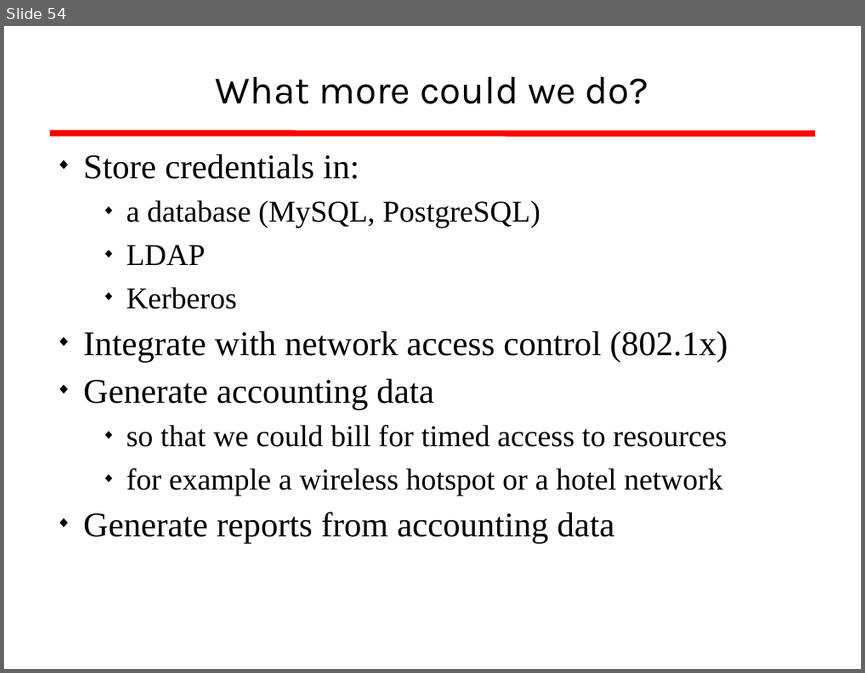
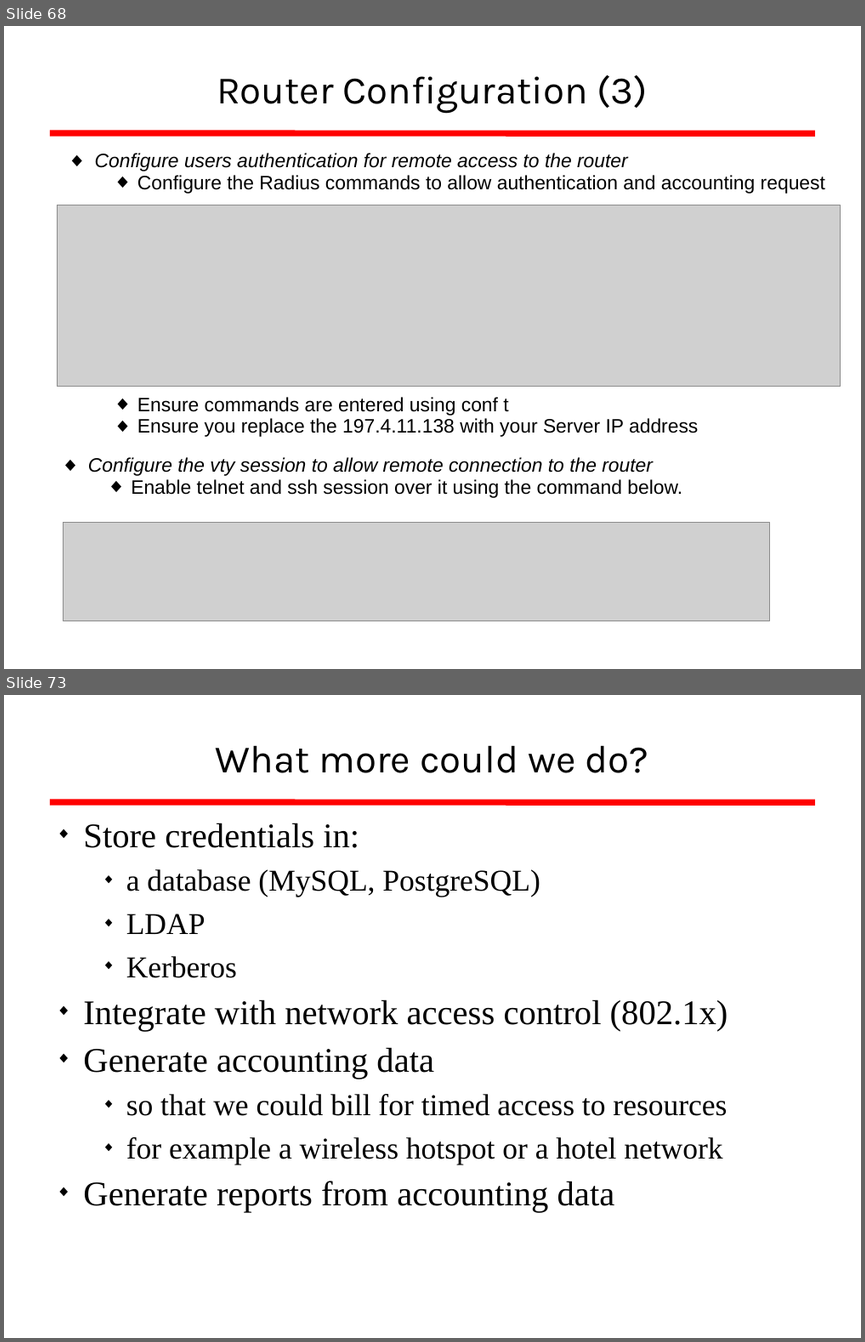
Before and after one commit to afnog/afnog.github.io, a slide deck: sse/radius/radius_presentation.ppt. Shown one above the other, each under a label of ours: slide 54 before the commit, slides 68 and 73 after it; the slides between them are not shown. The pictures are 865x673 and 865x1342 pixels, drawn with LibreOffice and Linux fonts; fonts in the diff are those of the drawing; grey boxes stand for pictures; background and template pictures are left out. Boxes give left, top, right and bottom in pixels: in the first picture for what was removed or moved away, otherwise in the second. Text is boxed around its words. In the diff, an @@ line names an element or a change of style, - is before the commit and + after.

```diff
--- a/sse/radius/radius_presentation.ppt
+++ b/sse/radius/radius_presentation.ppt
@@ slide 68 added at (4,26,861,669), background #FFFFFF; not listed: 1 template element that a slide beside it also shows @@
@@ title added at (216,75,647,113), 36 pt, text #000000 @@
+Router Configuration (3)
@@ text added at (95,153,825,193), 18 pt, text #000000 @@
+◆ Configure users authentication for remote access to the router
+  ◆ Configure the Radius commands to allow authentication and accounting request
@@ picture added at (57,204,840,386) @@
@@ text added at (137,397,698,437), 18 pt, text #000000 @@
+  ◆ Ensure commands are entered using conf t
+  ◆ Ensure you replace the 197.4.11.138 with your Server IP address
@@ text added at (88,457,682,498), 18 pt, text #000000, italic @@
+◆ Configure the vty session to allow remote connection to the router
+  ◆ Enable telnet and ssh session over it using the command below.
@@ picture added at (64,522,769,620) @@
@@ what was slide 54 is now slide 73 @@
```
Also in this commit, not shown: 5 slides changed, 34 other slides added, 16 slides removed.
